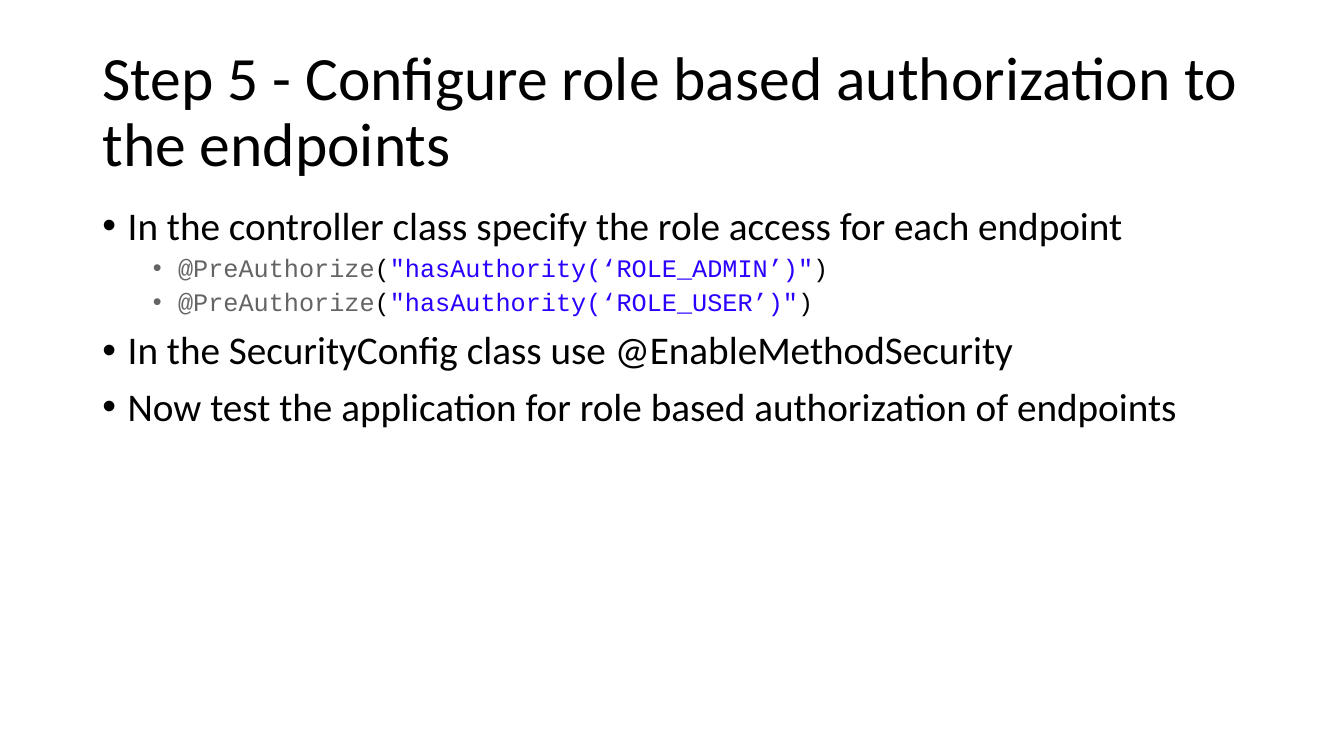
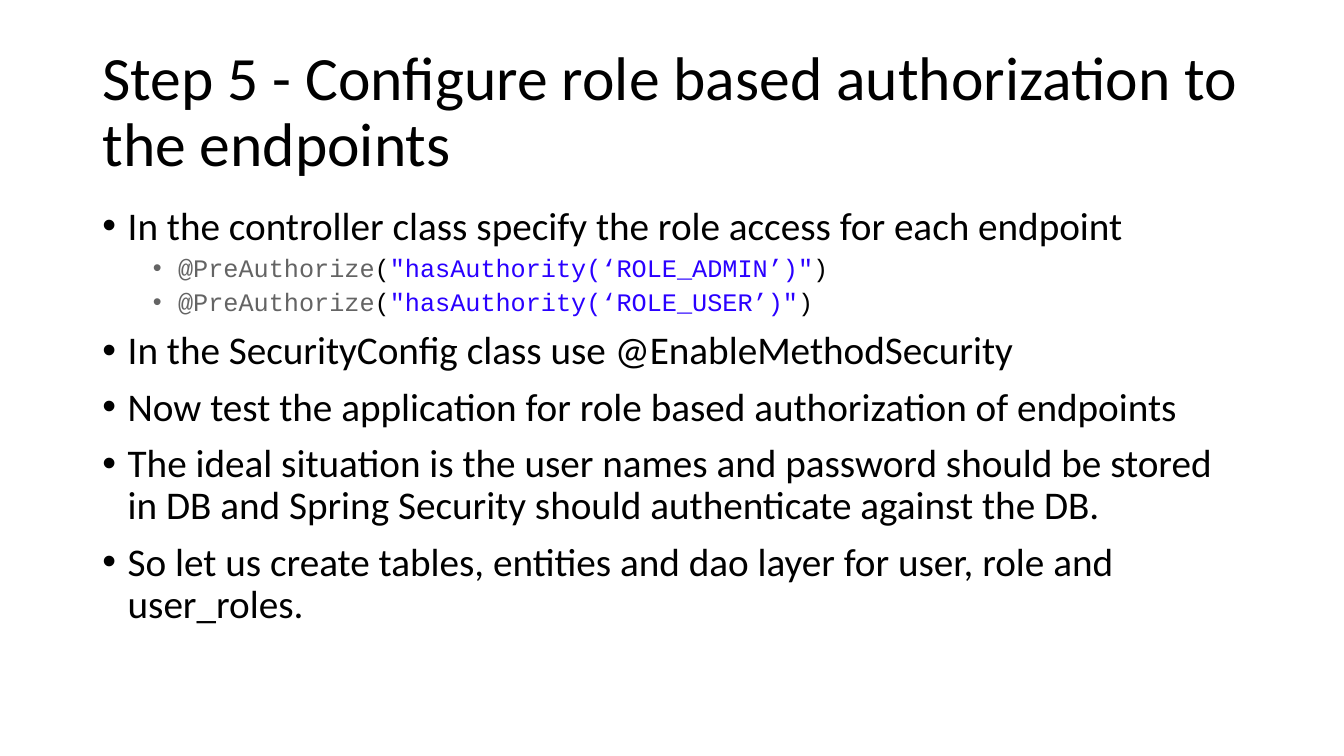
Before and after one commit to august-2026-training/PPTs, a slide deck: slide 8 of 3. Spring_Security_7_Securing_Rest_Endpoints.pptx (slide 7 before the commit). Drawn at 1344x756 pixels with LibreOffice and Linux fonts; fonts in the diff are those of the drawing. Boxes give left, top, right and bottom in pixels: in the first picture for what was removed or moved away, otherwise in the second. Text is boxed around its words. In the diff, an @@ line names an element or a change of style, - is before the commit and + after.

```diff
--- a/3. Spring_Security_7_Securing_Rest_Endpoints.pptx
+++ b/3. Spring_Security_7_Securing_Rest_Endpoints.pptx
@@ text at [128, 449, 1211, 624]: paragraphs added @@
+• The ideal situation is the user names and password should be stored in DB and Spring Security should authenticate against the DB.
+• So let us create tables, entities and dao layer for user, role and user_roles.
```
Also in this commit, not shown: 2 other slides changed, 1 slide added.
